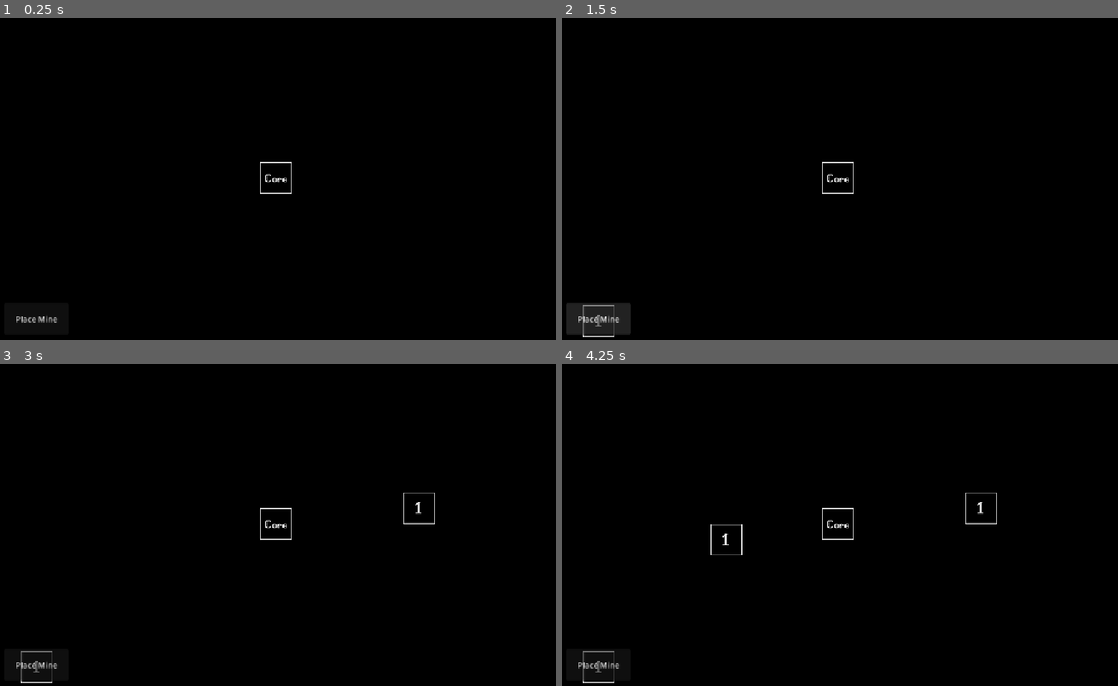
Above: before the commit, frames 1-4 (two rows, left to right).
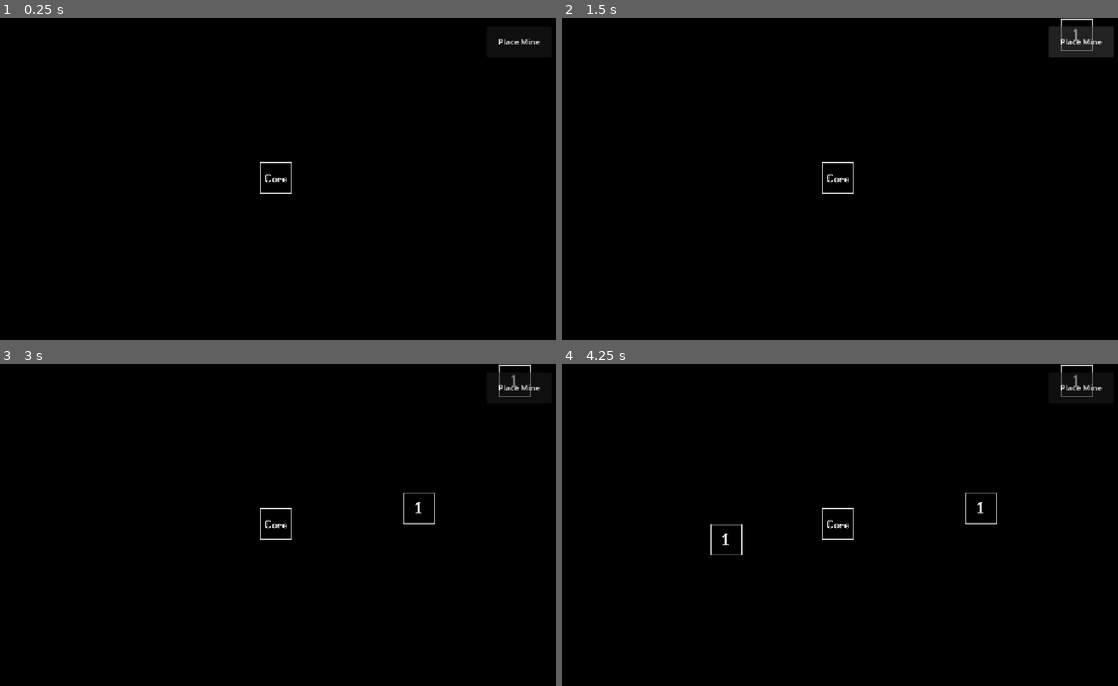
Above: after the commit, the same moments.

Repository: ast4rt3/math-matic
Game: Godot game, scene res://world.tscn
Same seed, same stepped clock (60 frames per second), same inputs: the game is played once before the commit and once after it.
Inputs (mouse positions are in pixels of both pictures, inside the frame that each line leads up to):
- Up to frame 1 (0.25 s): no input
- Up to frame 2 (1.5 s): click "Place Mine" at 0.5 s; click "Place Mine" at 1.25 s
- Up to frame 3 (3 s): click "Place Mine" at 2 s; tap Enter at 2.75 s; move the mouse to (405, 508) at 2.77 s; click (405, 508) at 2.92 s
- Up to frame 4 (4.25 s): tap Space at 3.5 s; move the mouse to (723, 541) at 3.52 s; click (723, 541) at 3.67 s

The runs differ from the first frame. In frame 1, 0.2% of the frame differs, in the area x 2-98%, y 6-95%; in frame 2, 2.3%, in the area x 0-100%, y 0-100%; in frame 3, 0.4%; in frame 4, 0.4%.

Commit message:
added separate UI tscn to avoid confusion

Diff:
--- /dev/null
+++ b/UI.tscn
@@ -0,0 +1,10 @@
+[gd_scene format=3 uid="uid://c83lab7m8x4a1"]
+
+[node name="UI" type="CanvasLayer" unique_id=1840107334]
+
+[node name="MineButton" type="Button" parent="." unique_id=672936677]
+offset_left = 997.0
+offset_top = 16.0
+offset_right = 1127.0
+offset_bottom = 79.0
+text = "Place Mine"
--- a/world.gd
+++ b/world.gd
@@ -21,6 +21,8 @@
 var links: Array = []
 
 func _ready():
+	if has_node("UI"):
+		$UI.offset = Vector2.ZERO
 	if has_node("UI/MineButton"):
 		$UI/MineButton.pressed.connect(start_placing_mine)
 
--- a/world.tscn
+++ b/world.tscn
@@ -4,6 +4,7 @@
 [ext_resource type="Texture2D" uid="uid://8vnxxsb5pl4v" path="res://blacktile.png" id="1_fj7yv"]
 [ext_resource type="Script" uid="uid://jjloyt6iw7pi" path="res://world.gd" id="1_tlwt5"]
 [ext_resource type="PackedScene" uid="uid://cq2gau2gq8csi" path="res://buildings/Core.tscn" id="3_tlwt5"]
+[ext_resource type="PackedScene" uid="uid://c83lab7m8x4a1" path="res://UI.tscn" id="4_uitscn"]
 
 [sub_resource type="TileSetAtlasSource" id="TileSetAtlasSource_tlwt5"]
 texture = ExtResource("1_fj7yv")
@@ -61,12 +62,4 @@
 
 [node name="Core" parent="." unique_id=1575085873 instance=ExtResource("3_tlwt5")]
 
-[node name="UI" type="CanvasLayer" parent="." unique_id=193707997]
-
-[node name="MineButton" type="Button" parent="UI" unique_id=586447805]
-offset_left = 27.0
-offset_top = 574.0
-offset_right = 157.0
-offset_bottom = 637.0
-action_mode = 0
-text = "Place Mine"
+[node name="UI" parent="." unique_id=432077267 instance=ExtResource("4_uitscn")]
